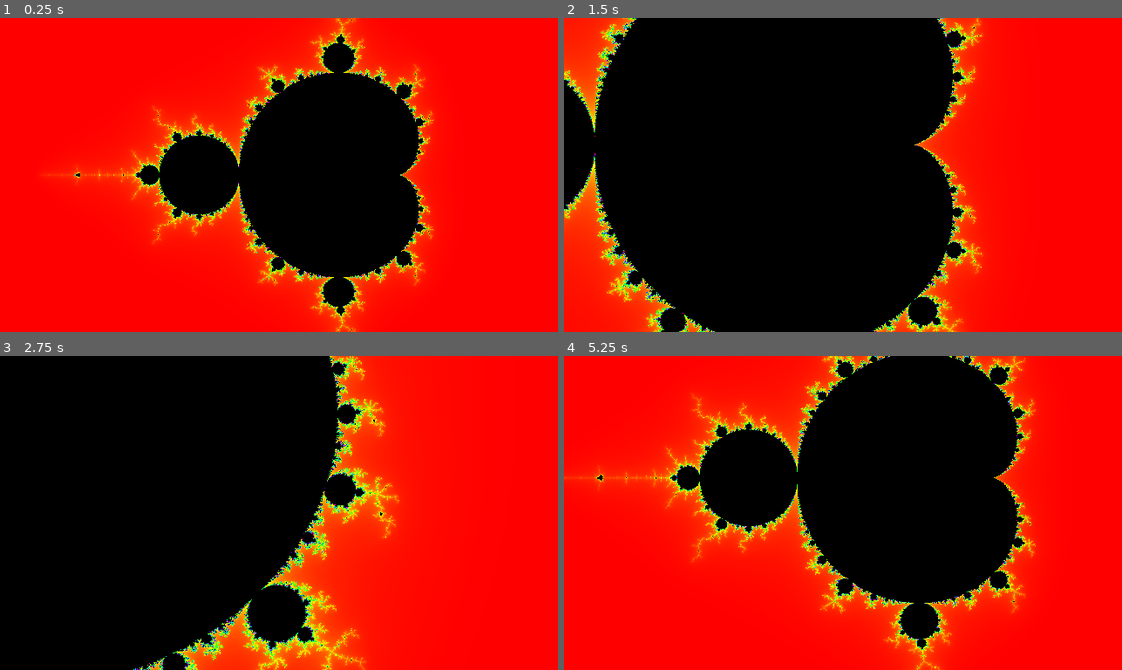
Above: before the commit, frames 1-4 (two rows, left to right).
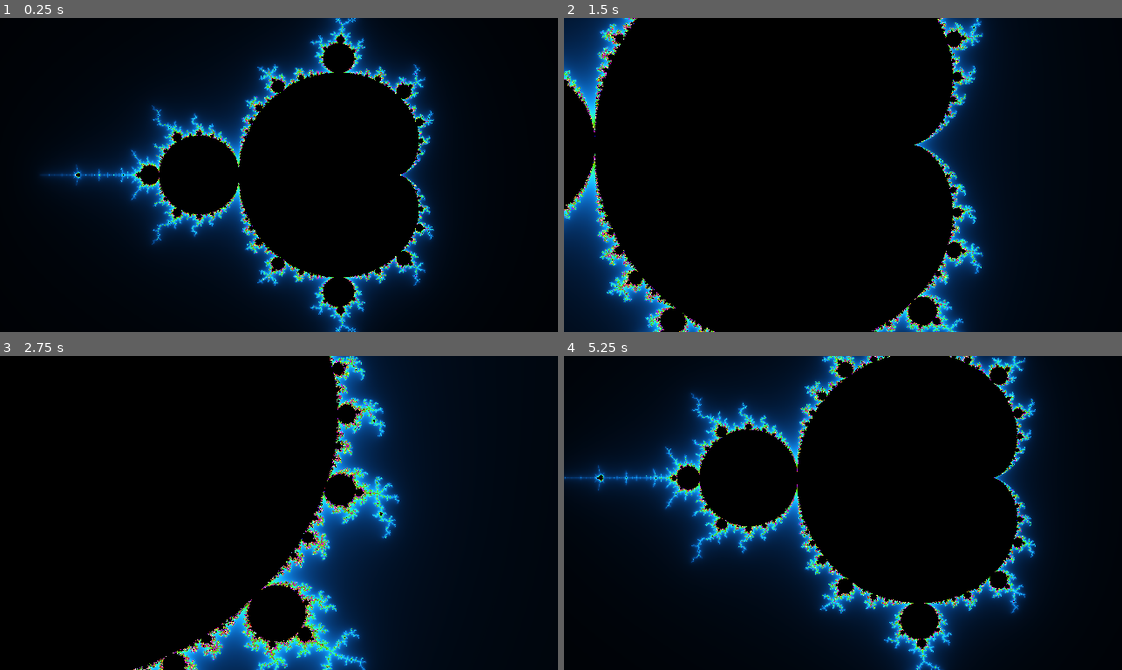
Above: after the commit, the same moments.

Repository: tomcraven/godot_mandelbrot
Game: Godot game, scene res://mandelbrot.tscn
The game is run twice, just before and just after one commit, with the same random seed, the same clock (stepped at 60 frames per second) and the same inputs.
Inputs:
- Up to frame 1 (0.25 s): no input
- Up to frame 2 (1.5 s): tap Enter at 0.5 s; hold D (ui_right) 0.53-1.28 s; hold Shift (zoom_in) 0.53-1.28 s; hold S (ui_down) from 1.28 s (still down); tap Space (zoom_out) at 1.35 s
- Up to frame 3 (2.75 s): release S (ui_down) at 2.03 s; hold D (ui_right) from 2.03 s (still down); hold Shift (zoom_in) from 2.03 s (still down)
- Up to frame 4 (5.25 s): release D (ui_right) at 2.78 s; release Shift (zoom_in) at 2.78 s; hold W (ui_up) 2.78-3.53 s; tap Space (zoom_out) at 2.85, 4.35 s; hold Shift (zoom_in) 3.53-4.28 s; hold A (ui_left) 3.53-5.03 s; tap R (reset) at 5 s; hold S (ui_down) from 5.03 s (still down); hold Shift (zoom_in) from 5.03 s (still down)

The runs differ from the first frame. In frame 1, 78% of the frame differs, in the area x 0-100%, y 0-100%; in frame 2, 40%; in frame 3, 45%; in frame 4, 68%.

Commit message:
wip

Diff:
--- a/mandelbrot.gdshader
+++ b/mandelbrot.gdshader
@@ -38,17 +38,24 @@
 	// https://en.wikipedia.org/wiki/Plotting_algorithms_for_the_Mandelbrot_set#Continuous_(smooth)_coloring
 	// http://linas.org/art-gallery/escape/escape.html
 	if (iteration < max_iteration) {
-		float log_2 = log(2.0);
-		float log_zn = log(x2 + y2) / 2.0;
-		float nu = log(log_zn / log_2) / log_2;
-		iteration = iteration + 1.0 - nu;
+		//float log_2 = log(2.0);
+		//float log_zn = log(x2 + y2) / 2.0;
+		//float nu = log(log_zn / log_2) / log_2;
+		//iteration = iteration + 1.0 - nu;
 
-		vec2 colour_offset_1 = vec2(mod(floor(iteration + 0.0), colour_period) / colour_period);
-		vec2 colour_offset_2 = vec2(mod(floor(iteration + 1.0), colour_period) / colour_period);
+		//vec2 colour_offset_1 = vec2(mod(floor(iteration + 0.0), colour_period) / colour_period);
+		//vec2 colour_offset_2 = vec2(mod(floor(iteration + 1.0), colour_period) / colour_period);
 
-		vec4 colour_1 = texture(palette, colour_offset_1);
-		vec4 colour_2 = texture(palette, colour_offset_2);
-		COLOR = mix(colour_1, colour_2, fract(iteration));
+		//vec4 colour_1 = texture(palette, colour_offset_1);
+		//vec4 colour_2 = texture(palette, colour_offset_2);
+		//COLOR = mix(colour_1, colour_2, fract(iteration));
+
+		float n = (float(iteration) + 1. - log(log(length(vec2(x,y))))/log(2.));
+
+		COLOR = vec4((-cos(0.025*n)+1.0)/2.0,
+                          (-cos(0.08*n)+1.0)/2.0,
+                          (-cos(0.12*n)+1.0)/2.0,
+                          1.0);
 	} else {
 		COLOR = vec4(0.0, 0.0, 0.0, 1.0);
 	}
